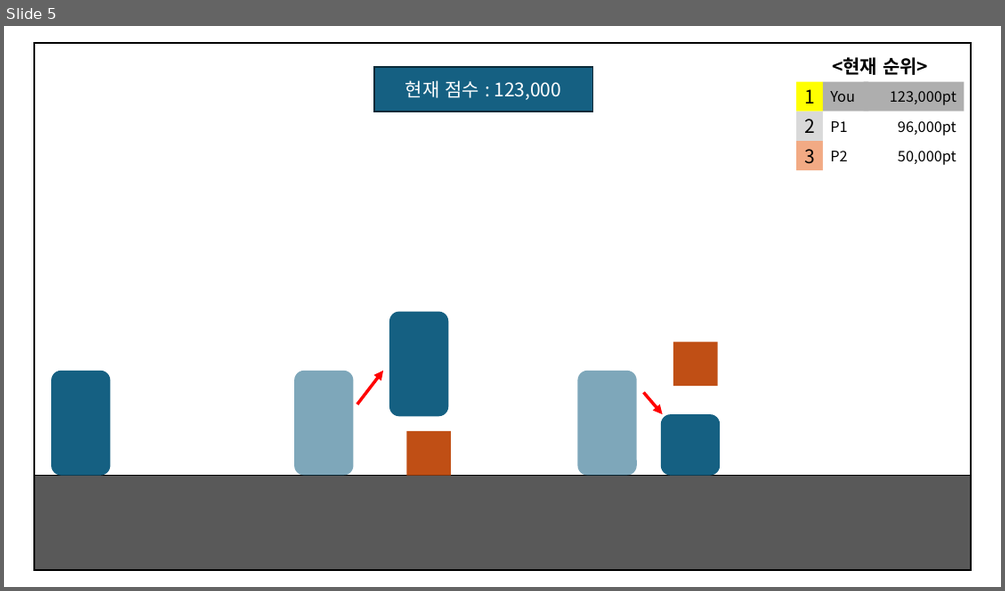
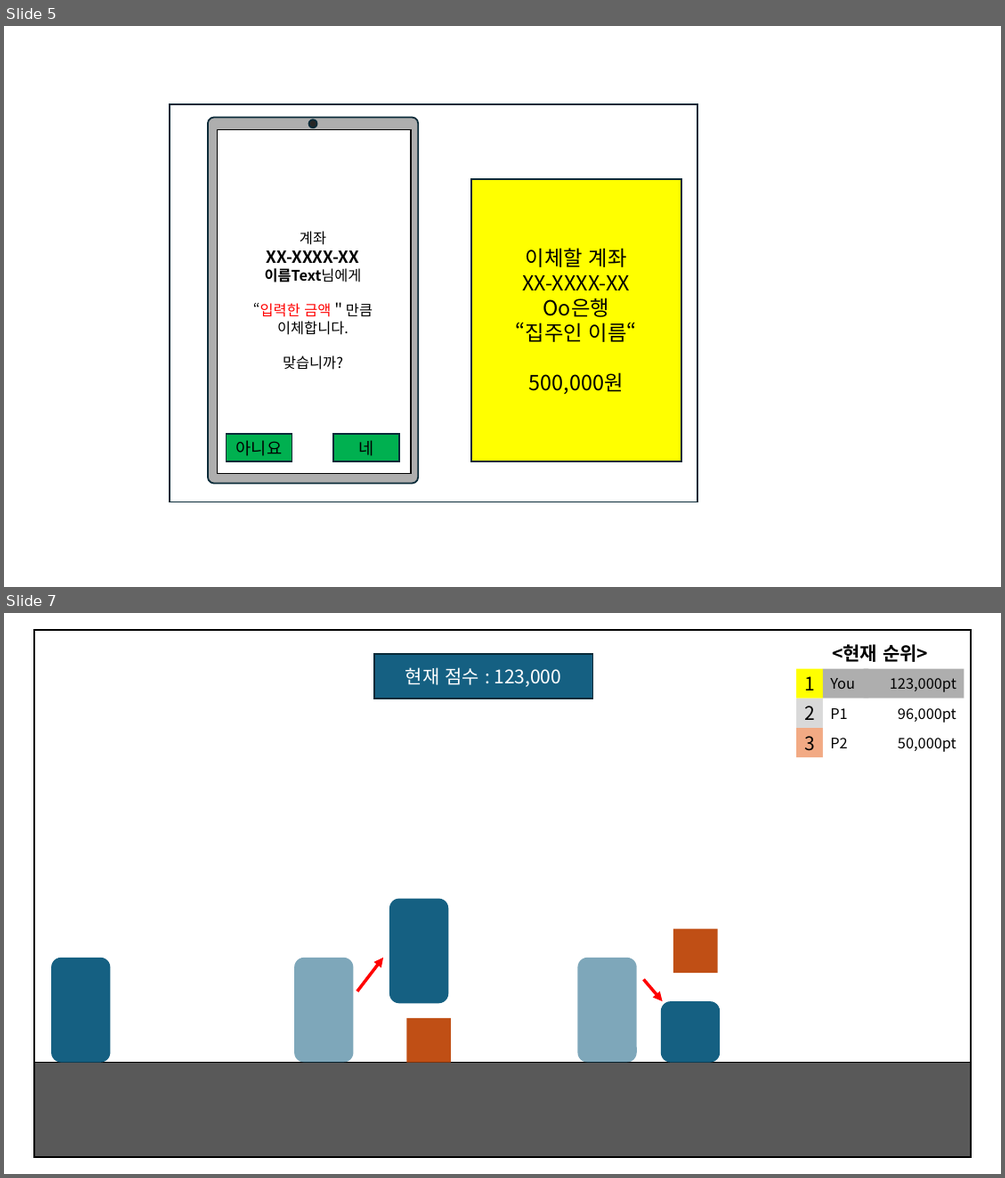
Before and after one commit to weariness00/Mandle_10Minute_Game, a slide deck: document/UI.pptx. Shown one above the other, each under a label of ours: slide 5 before the commit, slides 5 and 7 after it; the slides between them are not shown. The pictures are 1005x591 and 1005x1178 pixels, drawn with LibreOffice and Linux fonts; fonts in the diff are those of the drawing. Boxes give left, top, right and bottom in pixels: in the first picture for what was removed or moved away, otherwise in the second. Text is boxed around its words. In the diff, an @@ line names an element or a change of style, - is before the commit and + after.

```diff
--- a/document/UI.pptx
+++ b/document/UI.pptx
@@ slide 5 added at [4,26,1001,587], background #FFFFFF @@
@@ group added at [170,103,697,501]: 5 rectangles, 1 rounded rectangle, 1 ellipse, 1 text @@
+이체할 계좌
+XX-XXXX-XX
+Oo은행
+“집주인 이름“
+500,000원
+계좌
+XX-XXXX-XX
+이름Text님에게
+“입력한 금액＂만큼
+이체합니다.
+맞습니까?
+네
+아니요
@@ what was slide 5 is now slide 7 @@
```
Also in this commit, not shown: 1 other slide added, 4 other files.
